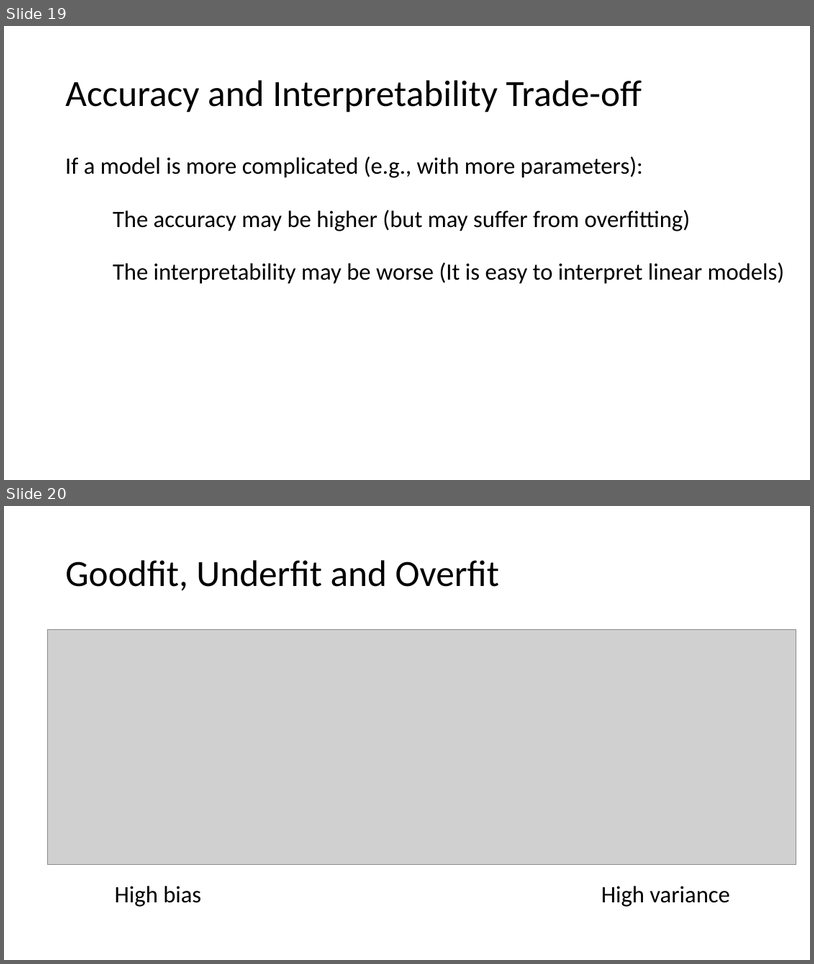
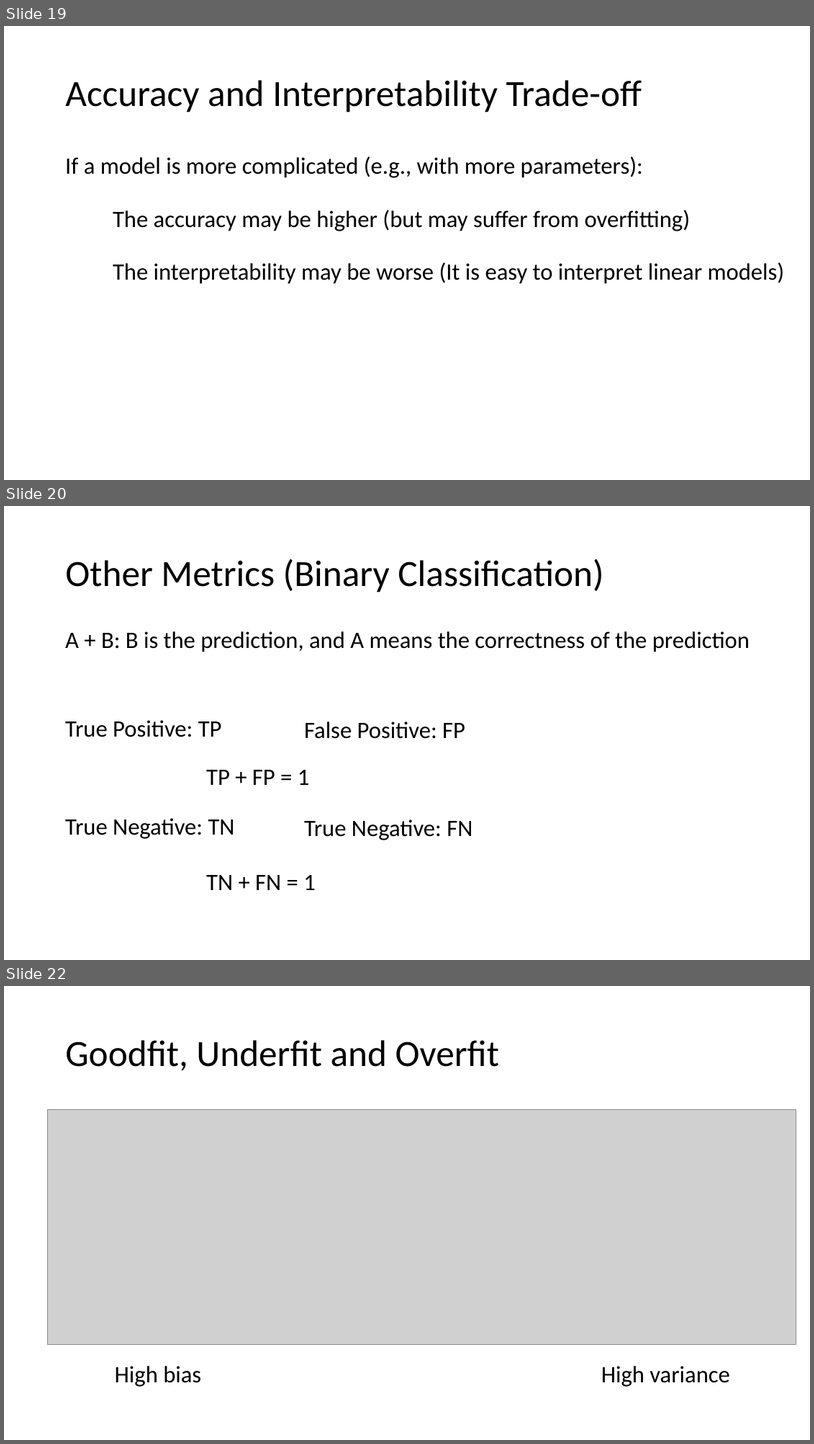
Before and after one commit to tianzheng4/tianzheng4.github.io, a slide deck: _umkc-teaching/slides/Lecture2 - Statistical Learning.pptx. Shown one above the other, each under a label of ours: slides 19 and 20 before the commit, slides 19, 20 and 22 after it; the slides between them are not shown. The pictures are 814x964 and 814x1444 pixels, drawn with LibreOffice and Linux fonts; fonts in the diff are those of the drawing; grey boxes stand for pictures. Boxes give left, top, right and bottom in pixels: in the first picture for what was removed or moved away, otherwise in the second. Text is boxed around its words. In the diff, an @@ line names an element or a change of style, - is before the commit and + after.

```diff
--- a/_umkc-teaching/slides/Lecture2 - Statistical Learning.pptx
+++ b/_umkc-teaching/slides/Lecture2 - Statistical Learning.pptx
@@ slide 20 added at (4,506,810,960), background #FFFFFF @@
@@ title added at (65,559,604,592), 44 pt, text #000000 @@
+Other Metrics (Binary Classification)
@@ text added at (65,631,750,652), 28 pt, text #000000 @@
+A + B: B is the prediction, and A means the correctness of the prediction
@@ text added at (65,720,222,737), 28 pt, text #000000 @@
+True Positive: TP
@@ text added at (304,721,466,739), 28 pt, text #000000 @@
+False Positive: FP
@@ text added at (206,770,310,785), 28 pt, text #000000 @@
+TP + FP = 1
@@ text added at (65,818,235,839), 28 pt, text #000000 @@
+True Negative: TN
@@ text added at (304,819,473,840), 28 pt, text #000000 @@
+True Negative: FN
@@ text added at (206,875,316,890), 28 pt, text #000000 @@
+TN + FN = 1
@@ what was slide 20 is now slide 22 @@
```
Also in this commit, not shown: 1 slide changed, 1 other slide added.
